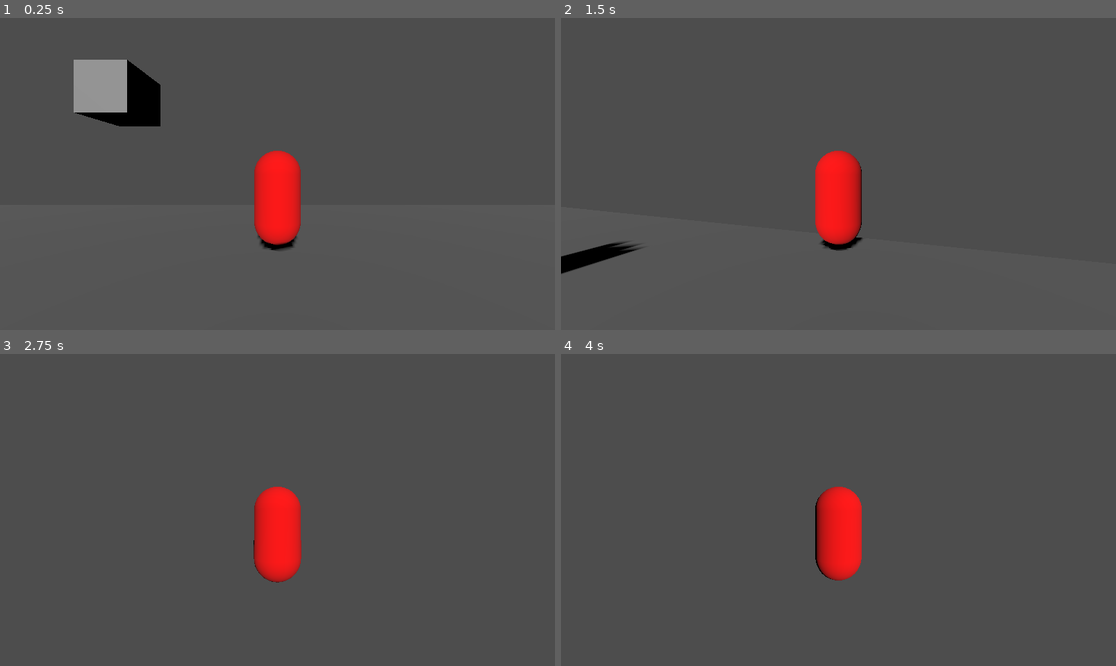
Above: before the commit, frames 1-4 (two rows, left to right).
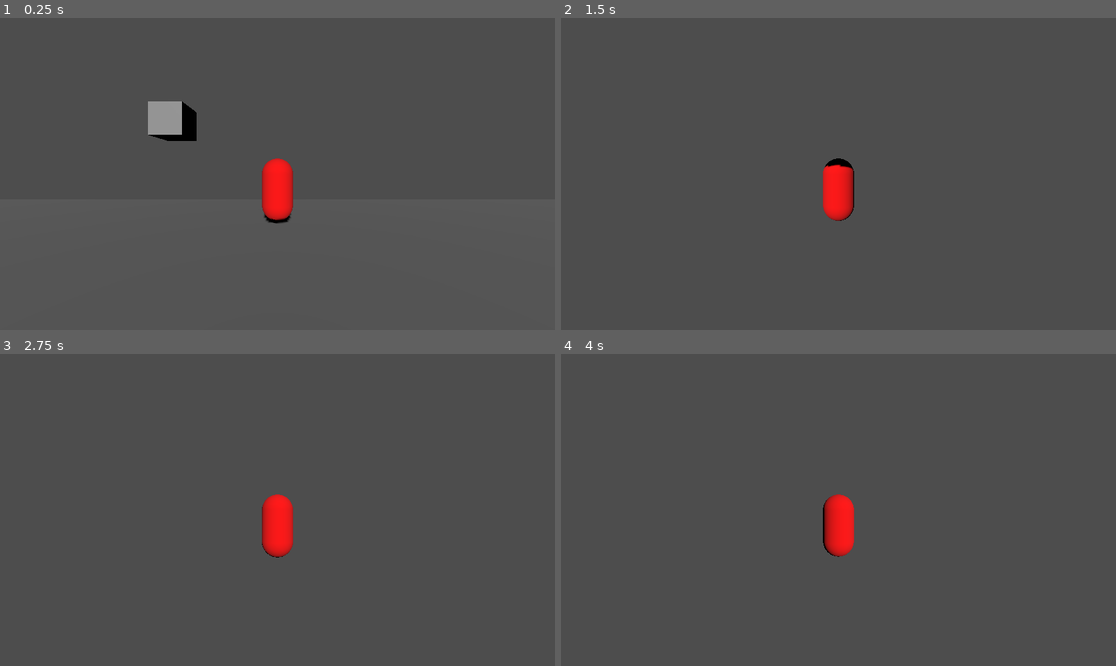
Above: after the commit, the same moments.

Repository: ZweiEuro/high_perf_cg
Game: Godot game, scene res://main_scene.tscn
The game is run twice, just before and just after one commit, with the same random seed, the same clock (stepped at 60 frames per second) and the same inputs.
Inputs (mouse positions are in pixels of both pictures, inside the frame that each line leads up to):
- Up to frame 1 (0.25 s): no input
- Up to frame 2 (1.5 s): tap Enter at 0.5 s; move the mouse to (866, 174) at 0.52 s; hold W (Player Forward) from 0.53 s (still down); tap Shift (Dash, bound only after the commit) at 0.6 s; tap Space (Player jump) at 0.77, 0.8, 1.07, 1.35 s; move the mouse to (810, 174) at 1.27 s
- Up to frame 3 (2.75 s): keep holding W (Player Forward); tap Space (Player jump) at 1.52, 1.82, 2, 2.3 s; tap Shift (Dash, bound only after the commit) at 1.55, 2.1 s; move the mouse to (288, 503) at 2.02 s
- Up to frame 4 (4 s): keep holding W (Player Forward); move the mouse to (832, 516) at 2.77 s; tap Shift (Dash, bound only after the commit) at 2.85 s; tap Space (Player jump) at 3.02, 3.32, 3.6, 3.77 s; tap Enter at 3.5 s; move the mouse to (877, 513) at 3.52 s

The runs differ from the first frame. In frame 1, 5.5% of the frame differs, in the area x 13-55%, y 13-75%; in frame 2, 2.4%; in frame 3, 1.6%; in frame 4, 1.6%.

Commit message:
add dashing

Diff:
--- a/gameObjects/Player.tscn
+++ b/gameObjects/Player.tscn
@@ -1,7 +1,8 @@
-[gd_scene load_steps=7 format=3 uid="uid://dutcdtdc0ygky"]
+[gd_scene load_steps=10 format=3 uid="uid://dutcdtdc0ygky"]
 
 [ext_resource type="Script" path="res://gameObjects/scripts/PlayerMovement.gd" id="2_w2um5"]
 [ext_resource type="Shader" path="res://gameObjects/player.gdshader" id="2_xp7a0"]
+[ext_resource type="Shader" path="res://gameObjects/dustParticles.gdshader" id="3_hk4tg"]
 [ext_resource type="Script" path="res://gameObjects/scripts/CameraMovement.gd" id="3_ub28p"]
 
 [sub_resource type="CapsuleShape3D" id="CapsuleShape3D_3rsb5"]
@@ -12,6 +13,15 @@
 
 [sub_resource type="CapsuleMesh" id="CapsuleMesh_djl6f"]
 material = SubResource("ShaderMaterial_7lx21")
+
+[sub_resource type="ShaderMaterial" id="ShaderMaterial_400ti"]
+render_priority = 0
+shader = ExtResource("3_hk4tg")
+
+[sub_resource type="SphereMesh" id="SphereMesh_1b3m4"]
+material = SubResource("ShaderMaterial_400ti")
+radius = 0.1
+height = 0.2
 
 [node name="Player" type="Node3D"]
 
@@ -27,6 +37,25 @@
 transform = Transform3D(1, 0, 0, 0, 1, 0, 0, 0, 1, 0, 1, 0)
 mesh = SubResource("CapsuleMesh_djl6f")
 
+[node name="DustParticleSpawner" type="CPUParticles3D" parent="PlayerBody"]
+transform = Transform3D(1, 0, 0, 0, 1, 0, 0, 0, 1, 0, 0.167882, 0.540837)
+emitting = false
+amount = 15
+lifetime = 0.32
+one_shot = true
+explosiveness = 1.0
+lifetime_randomness = 1.0
+mesh = SubResource("SphereMesh_1b3m4")
+direction = Vector3(0, 0, 1)
+spread = 30.0
+flatness = 0.1
+gravity = Vector3(0, 20, 10)
+initial_velocity_min = 0.1
+initial_velocity_max = 10.0
+damping_min = 5.0
+damping_max = 8.0
+color = Color(0.74902, 0.372549, 0, 0.792157)
+
 [node name="CamOrigin" type="Node3D" parent="."]
 transform = Transform3D(1, 0, 0, 0, 1, 0, 0, 0, 1, 0, 1.5, 0)
 script = ExtResource("3_ub28p")
@@ -36,7 +65,7 @@
 [node name="v" type="Node3D" parent="CamOrigin/h"]
 
 [node name="SpringArm3D" type="SpringArm3D" parent="CamOrigin/h/v"]
-spring_length = 4.0
+spring_length = 6.0
 margin = 1.0
 
 [node name="Camera" type="Camera3D" parent="CamOrigin/h/v/SpringArm3D"]
--- /dev/null
+++ b/gameObjects/dustParticles.gdshader
@@ -0,0 +1,17 @@
+shader_type spatial;
+
+void vertex() {
+	// Called for every vertex the material is visible on.
+}
+
+void fragment() {
+	// Called for every pixel the material is visible on.
+
+	  	ALBEDO.rgb *= COLOR.rgb;
+
+}
+
+//void light() {
+	// Called for every pixel for every light affecting the material.
+	// Uncomment to replace the default light processing function with this one.
+//}
--- a/gameObjects/scripts/PlayerMovement.gd
+++ b/gameObjects/scripts/PlayerMovement.gd
@@ -2,11 +2,17 @@
 
 extends CharacterBody3D
 
-var speed = 5.0
+var movement_velocity = 10.0
 var jump_velocity = 10.0
 var turn_speed = 30
 
 var gravity = ProjectSettings.get_setting("physics/3d/default_gravity")
+
+var dash_charges = 3
+var dash_velocity = 50
+var dash_duration = 0.5    # how long the dash should be eased over in seconds
+var timestamp_last_dash = 0.0 # the last time dash was pushed
+
 
 var parent
 
@@ -20,14 +26,22 @@
 	# set parent
 	parent = get_parent()
 
-func _unhandled_input(event):
+func _unhandled_key_input(event: InputEvent) -> void:
 	# if "exit" (esc) is pressed, close game
 	if Input.is_action_just_pressed("Exit"):
 		get_tree().quit()
 
+
 func _process(delta):
 	# set parent position to equal CharacterBody position every frame
 	parent.position = position
+
+# from https://easings.net/#easeOutExpo
+func easeOutExpo(x: float)-> float:
+	if x == 1:
+		return 1.0
+	else:
+		return 1.0 - 2.0 ** (-10.0 * x)
 
 func _physics_process(delta):
 	# turn player inputs into a vector
@@ -37,29 +51,48 @@
 	# put .normalized() at the end of this line if you don't want the player to be able to slow walk using joystick
 	var direction = (cam_h.transform.basis * Vector3(input_dir.x, 0, input_dir.y))
 
-	# Handle jump.
-	if Input.is_action_just_pressed("Player jump") and is_on_floor():
-		velocity.y = jump_velocity
+	var velocity_total = velocity; # change the current velocity
 
 	# if playerBody isn't on the floor, activate gravity
+	# vertical movement
 	if not is_on_floor():
-		velocity.y -= gravity * delta
-
-
+		velocity_total.y -= gravity * delta
+	elif Input.is_action_just_pressed("Player jump"):
+		# Alow jumping when not on floor
+		velocity_total.y += jump_velocity# direction of 'up'  is irrelevant here (it would also be zero
 
 	if direction:
-		# player movement
-		velocity.x = direction.x * speed
-		velocity.z = direction.z * speed
-
 		# change player model rotation
 		rotation.y = lerp_angle(rotation.y, atan2(-direction.x, -direction.z), turn_speed * delta)
 
+		# player horizontal movement
+		velocity_total.x = direction.x * movement_velocity
+		velocity_total.z = direction.z * movement_velocity
+		# dashing
+
+		var now_ticks_in_s = Time.get_ticks_msec() / 1000.0;
+
+		if Input.is_action_just_pressed("Dash"):
+			timestamp_last_dash = now_ticks_in_s
+			$"DustParticleSpawner".emitting = true
+
+		var time_since_dash_start = now_ticks_in_s - timestamp_last_dash
+
+
+		if timestamp_last_dash != 0 && time_since_dash_start < dash_duration:
+			# the dash is still ongoing
+			var dash_progress = time_since_dash_start / dash_duration # 0 - 1 of how far the dash has progressed
+			var dash_scale = 1.0 - easeOutExpo(dash_progress);
+			velocity_total.x += direction.x *  dash_velocity * dash_scale
+			velocity_total.z += direction.z *  dash_velocity * dash_scale
+
+
 	else:
 		# if no direction input, make sure player is still
-		velocity.x = move_toward(velocity.x, 0, speed)
-		velocity.z = move_toward(velocity.z, 0, speed)
+		velocity_total.x = move_toward(velocity.x, 0, movement_velocity)
+		velocity_total.z = move_toward(velocity.z, 0, movement_velocity)
 
+	velocity = velocity_total
 	move_and_slide()
 
 func capture_mouse():
--- a/project.godot
+++ b/project.godot
@@ -67,6 +67,11 @@
 "events": [Object(InputEventJoypadMotion,"resource_local_to_scene":false,"resource_name":"","device":-1,"axis":2,"axis_value":-1.0,"script":null)
 ]
 }
+Dash={
+"deadzone": 0.5,
+"events": [Object(InputEventKey,"resource_local_to_scene":false,"resource_name":"","device":-1,"window_id":0,"alt_pressed":false,"shift_pressed":false,"ctrl_pressed":false,"meta_pressed":false,"pressed":false,"keycode":0,"physical_keycode":4194325,"key_label":0,"unicode":0,"location":0,"echo":false,"script":null)
+]
+}
 
 [physics]
 
